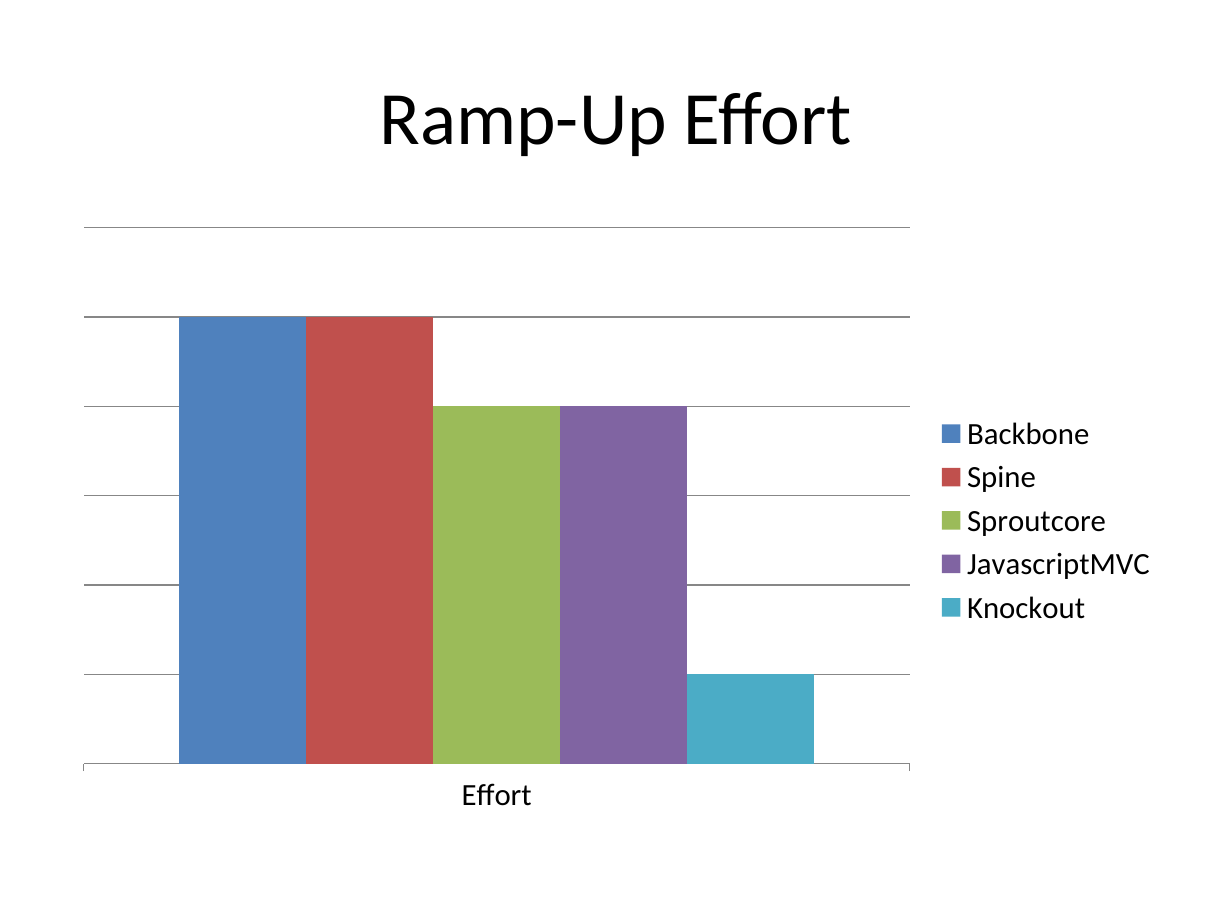
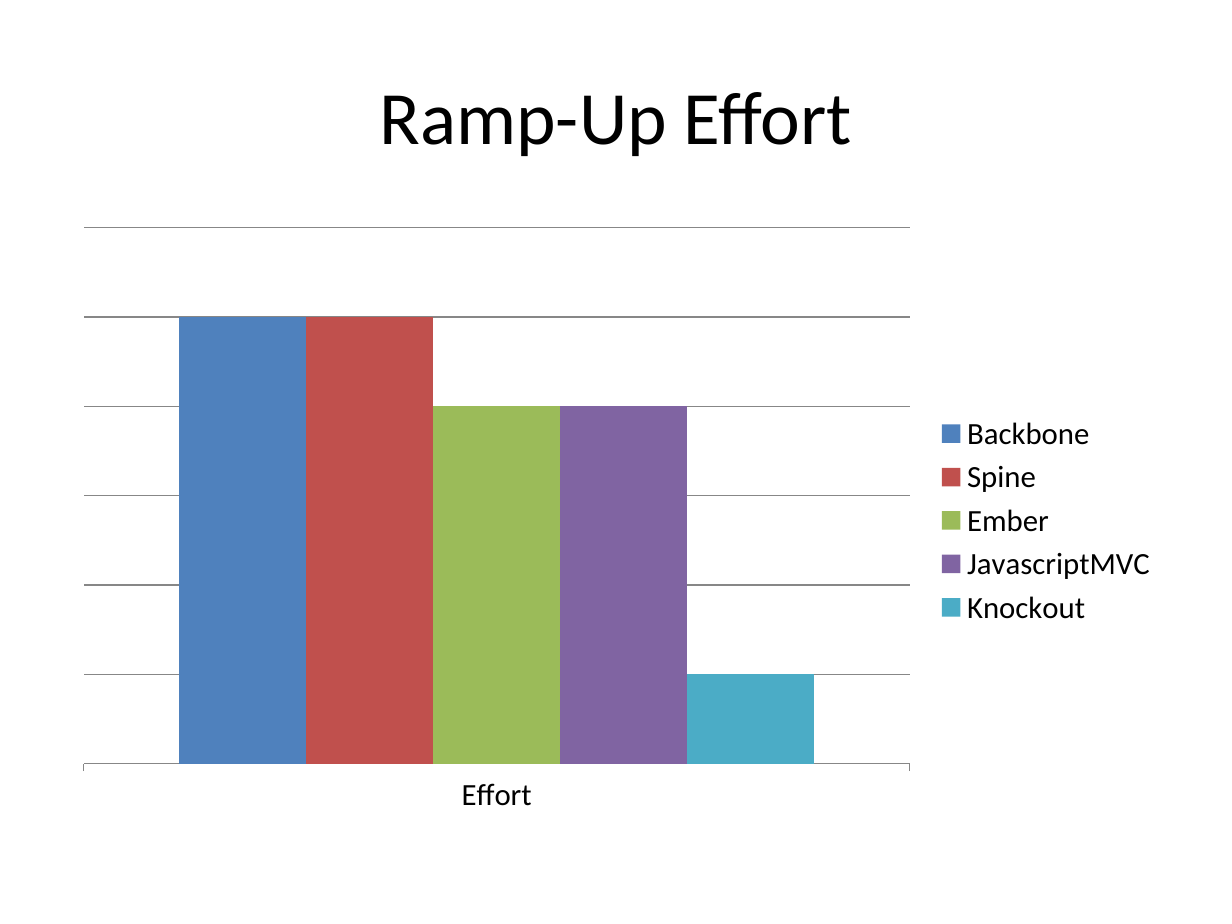
Before and after one commit to Mallioch/Presentations, a slide deck: slide 4 of 2012_1_5__client_side_mvx_frameworks/2 - Comparison.pptx. Drawn at 1232x924 pixels with LibreOffice and Linux fonts; fonts in the diff are those of the drawing; background and template pictures are left out. Boxes give left, top, right and bottom in pixels: in the first picture for what was removed or moved away, otherwise in the second. Text is boxed around its words. In the diff, an @@ line names an element or a change of style, - is before the commit and + after.

```diff
--- a/2012_1_5__client_side_mvx_frameworks/2 - Comparison.pptx
+++ b/2012_1_5__client_side_mvx_frameworks/2 - Comparison.pptx
@@ column chart at bbox=[62, 216, 1170, 825] @@
-Sproutcore: 80
+Ember: 80
```
Also in this commit, not shown: 4 other slides changed, 4 slides added, 3 other files.
